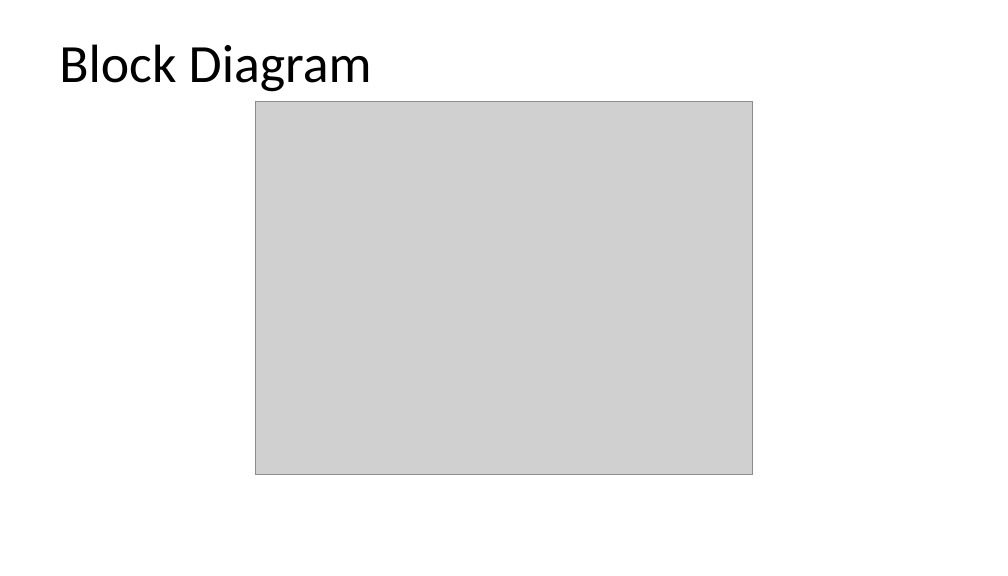
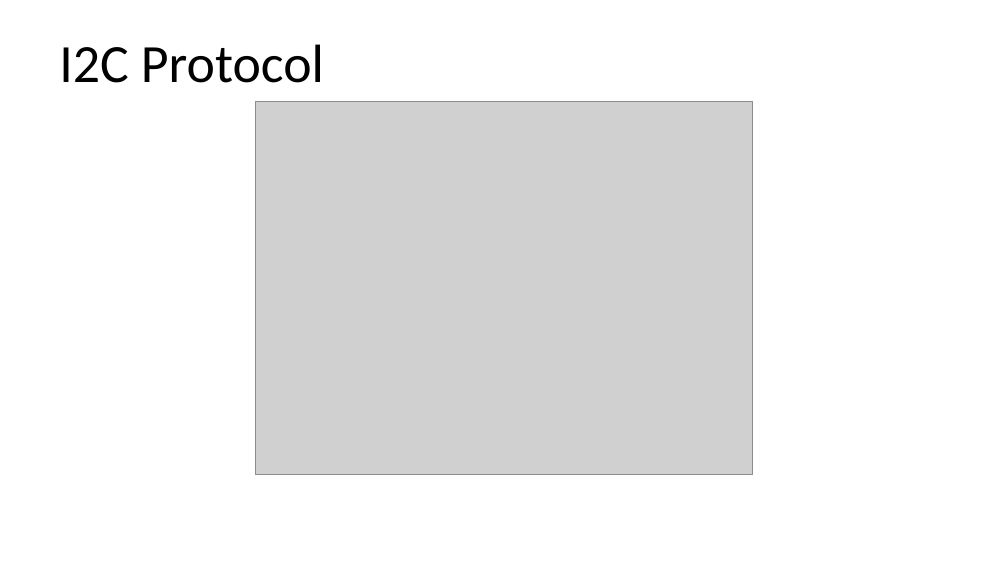
Before and after one commit to dzxxyhlZJU/HW-System, a slide deck: slide 10 of EE/OPT8241/TechTip/OPT8241.pptx. Drawn at 1008x576 pixels with LibreOffice and Linux fonts; fonts in the diff are those of the drawing; grey boxes stand for pictures. Boxes give left, top, right and bottom in pixels: in the first picture for what was removed or moved away, otherwise in the second. Text is boxed around its words. In the diff, an @@ line names an element or a change of style, - is before the commit and + after.

```diff
--- a/EE/OPT8241/TechTip/OPT8241.pptx
+++ b/EE/OPT8241/TechTip/OPT8241.pptx
@@ title at <box>59,44,324,83</box>: text changed @@
-Block Diagram
+I2C Protocol
```
Also in this commit, not shown: 9 other files.
